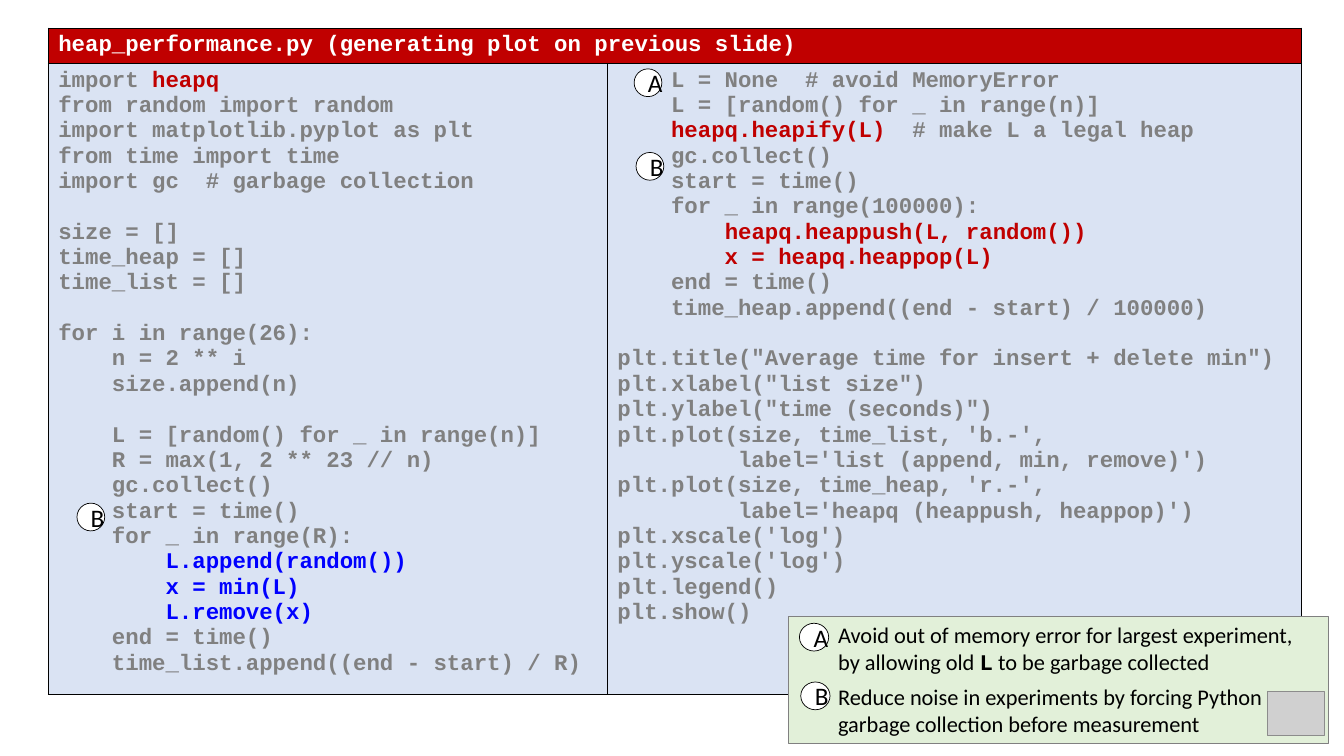
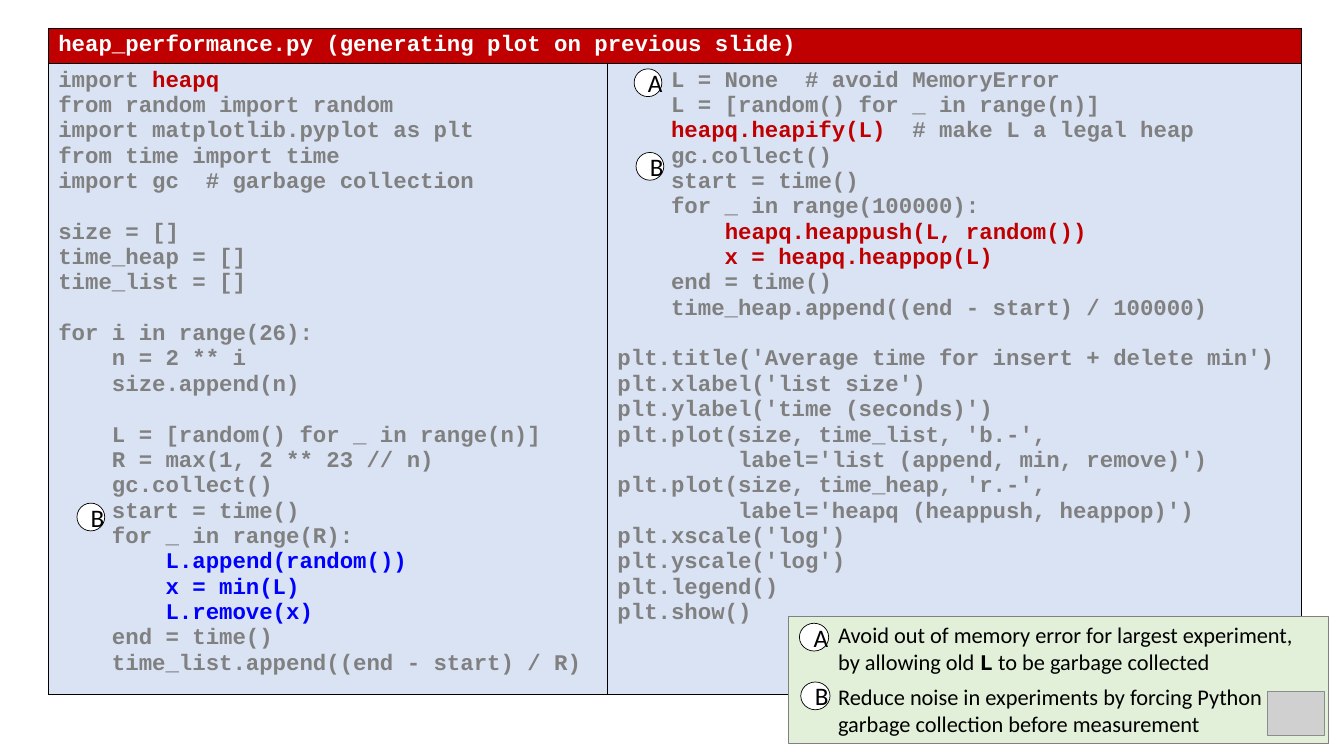
Before and after one commit to gsbrodal/gsbrodal.github.io, a slide deck: slide 21 of ipsa/slides/modules.pptx. Drawn at 1344x756 pixels with LibreOffice and Linux fonts; fonts in the diff are those of the drawing; grey boxes stand for pictures. Boxes give left, top, right and bottom in pixels: in the first picture for what was removed or moved away, otherwise in the second. Text is boxed around its words. In the diff, an @@ line names an element or a change of style, - is before the commit and + after.

```diff
--- a/ipsa/slides/modules.pptx
+++ b/ipsa/slides/modules.pptx
@@ table at (x1=48, y1=28, x2=1302, y2=721) @@
@@ row 2, column 2: "L = None # avoid MemoryError / L = [random() for _ in range(n)] / heapq.heapify(L) # make L a legal heap / gc.collect() / start = time() / for _ in range(100000): / heapq.heappush(L, random()) / x = heapq.heappop(L) / end = time() / time_heap.append((end - start) / 100000) / plt.title("Average time for insert + delete min") / plt.xlabel("list size") / plt.ylabel("time (seconds)") / plt.plot(size, time_list, 'b.-', / label='list (append, min, remove)') / plt.plot(size, time_heap, 'r.-', / label='heapq (heappush, heappop)') / plt.xscale('log') / plt.yscale('log') / plt.legend() / plt.show()" to "L = None # avoid MemoryError / L = [random() for _ in range(n)] / heapq.heapify(L) # make L a legal heap / gc.collect() / start = time() / for _ in range(100000): / heapq.heappush(L, random()) / x = heapq.heappop(L) / end = time() / time_heap.append((end - start) / 100000) / plt.title('Average time for insert + delete min') / plt.xlabel('list size') / plt.ylabel('time (seconds)') / plt.plot(size, time_list, 'b.-', / label='list (append, min, remove)') / plt.plot(size, time_heap, 'r.-', / label='heapq (heappush, heappop)') / plt.xscale('log') / plt.yscale('log') / plt.legend() / plt.show()" @@
```
Also in this commit, not shown: 7 other slides changed, 5 other files.
